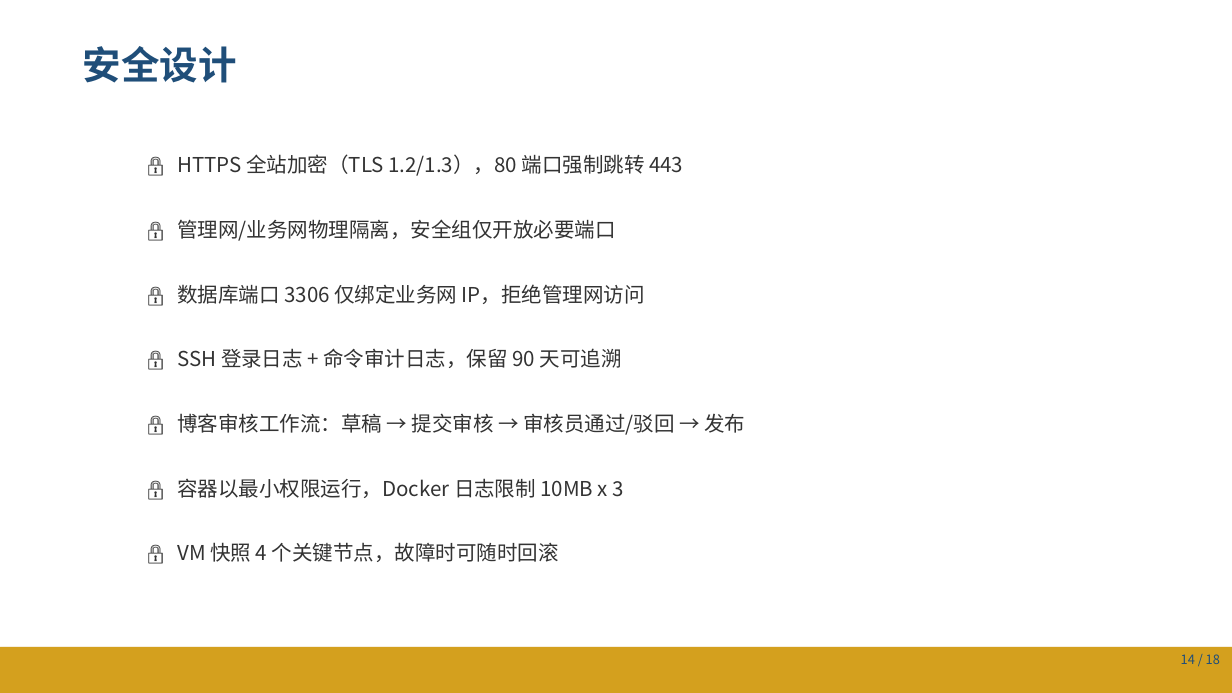
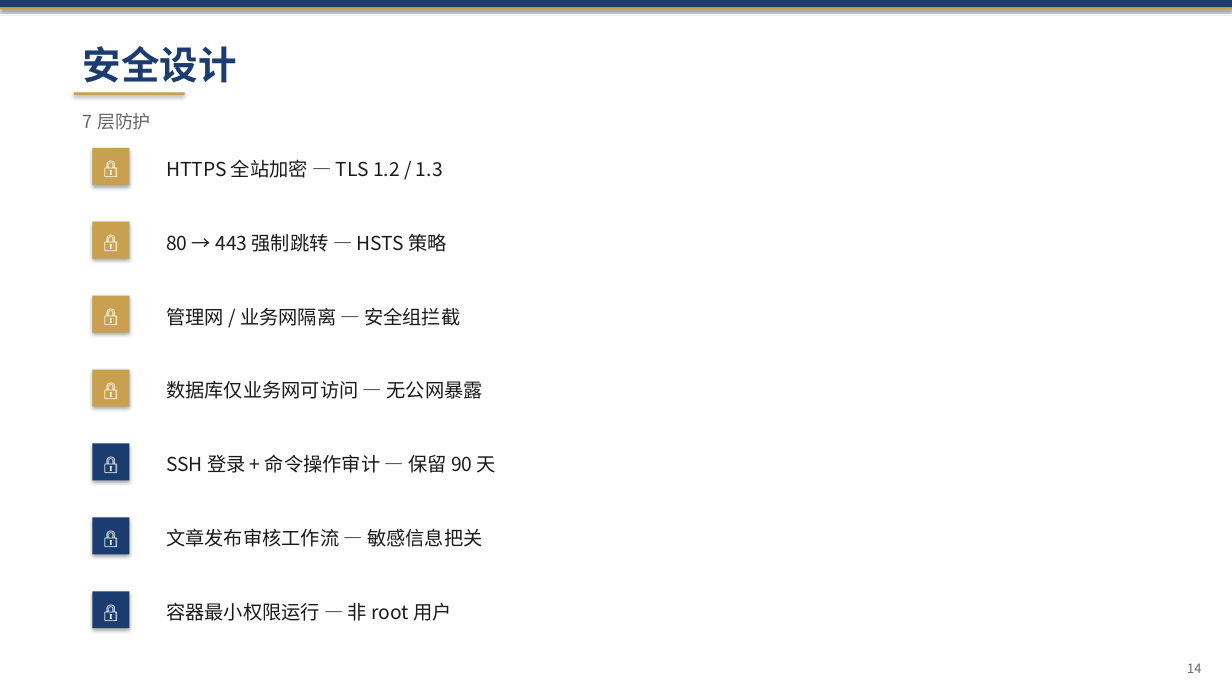
Before and after one commit to solecithovallenato-netizen/snake-game, a slide deck: slide 14 of 作业/交付物/PPT/答辩PPT.pptx. Drawn at 1232x693 pixels with LibreOffice and Linux fonts; fonts in the diff are those of the drawing. Boxes give left, top, right and bottom in pixels: in the first picture for what was removed or moved away, otherwise in the second. Text is boxed around its words. In the diff, an @@ line names an element or a change of style, - is before the commit and + after.

Commit message:
feat: comprehensive deliverable update
PPT: 18-slide native PPTX (python-pptx, 政务蓝+金)
Tech docs: revision histories, fix architecture diagrams, Grafana HTTP fix
Project mgmt: milestone alignment, add 项目结项, cross-file consistency
Ops scripts: deploy.sh restructured (error handling), backup.sh (lock+verify), SELinux fixes, path consistency
README: reflect updated deliverables

```diff
--- a/作业/交付物/PPT/答辩PPT.pptx
+++ b/作业/交付物/PPT/答辩PPT.pptx
@@ rectangle: place and size @@
-rectangle at (0,647,1232,693)
+rectangle at (0,7,1232,9)
@@ rectangle at (0,7,1232,9): fill #D4A01E to #C8A050 @@
@@ rectangle added at (0,0,1232,7), fill #1A3C6E @@
@@ text "安全设计" at (83,46,237,83): text colour #1F4E79 to #1A3C6E @@
@@ rectangle added at (74,92,185,95), fill #C8A050 @@
@@ text added at (83,113,151,130), 14 pt, text #666666 @@
+7 层防护
@@ rectangle added at (92,148,129,185), fill #C8A050 @@
@@ text added at (92,152,129,180), 14 pt, text #FFFFFF @@
+🔒
@@ text at (166,159,443,178): text changed; size 16 to 15 pt; text colour #333333 to #1A1A1A @@
-🔒 HTTPS 全站加密（TLS 1.2/1.3），80 端口强制跳转 443
+HTTPS 全站加密 — TLS 1.2 / 1.3
@@ rectangle added at (92,222,129,259), fill #C8A050 @@
@@ text added at (92,226,129,254), 14 pt, text #FFFFFF @@
+🔒
@@ text added at (166,234,446,252), 15 pt, text #1A1A1A @@
+80 → 443 强制跳转 — HSTS 策略
@@ rectangle added at (92,296,129,333), fill #C8A050 @@
@@ text added at (92,300,129,328), 14 pt, text #FFFFFF @@
+🔒
@@ text at (166,307,460,326): text changed; size 16 to 15 pt; text colour #333333 to #1A1A1A @@
-🔒 管理网/业务网物理隔离，安全组仅开放必要端口
+管理网 / 业务网隔离 — 安全组拦截
@@ rectangle added at (92,370,129,407), fill #C8A050 @@
@@ text added at (92,374,129,402), 14 pt, text #FFFFFF @@
+🔒
@@ text at (166,380,482,399): text changed; size 16 to 15 pt; text colour #333333 to #1A1A1A @@
-🔒 数据库端口 3306 仅绑定业务网 IP，拒绝管理网访问
+数据库仅业务网可访问 — 无公网暴露
@@ text removed at (177,413,745,435) @@
-🔒 博客审核工作流：草稿 → 提交审核 → 审核员通过/驳回 → 发布
@@ rectangle added at (92,444,129,481), fill #1A3C6E @@
@@ text added at (92,448,129,476), 14 pt, text #FFFFFF @@
+🔒
@@ text at (166,455,496,473): text changed; size 16 to 15 pt; text colour #333333 to #1A1A1A @@
-🔒 SSH 登录日志 + 命令审计日志，保留 90 天可追溯
+SSH 登录 + 命令操作审计 — 保留 90 天
@@ rectangle added at (92,518,129,555), fill #1A3C6E @@
@@ text added at (92,522,129,550), 14 pt, text #FFFFFF @@
+🔒
@@ text added at (166,528,482,547), 15 pt, text #1A1A1A @@
+文章发布审核工作流 — 敏感信息把关
@@ text removed at (177,542,559,562) @@
-🔒 VM 快照 4 个关键节点，故障时可随时回滚
@@ rectangle added at (92,592,129,628), fill #1A3C6E @@
@@ text added at (92,596,129,624), 14 pt, text #FFFFFF @@
+🔒
@@ text at (166,602,451,621): text changed; size 16 to 15 pt; text colour #333333 to #1A1A1A @@
-🔒 容器以最小权限运行，Docker 日志限制 10MB x 3
+容器最小权限运行 — 非 root 用户
@@ text at (1187,663,1201,673): text changed; text colour #1F4E79 to #666666 @@
-14 / 18
+14
```
Also in this commit, not shown: 17 other slides changed, 19 other files.
